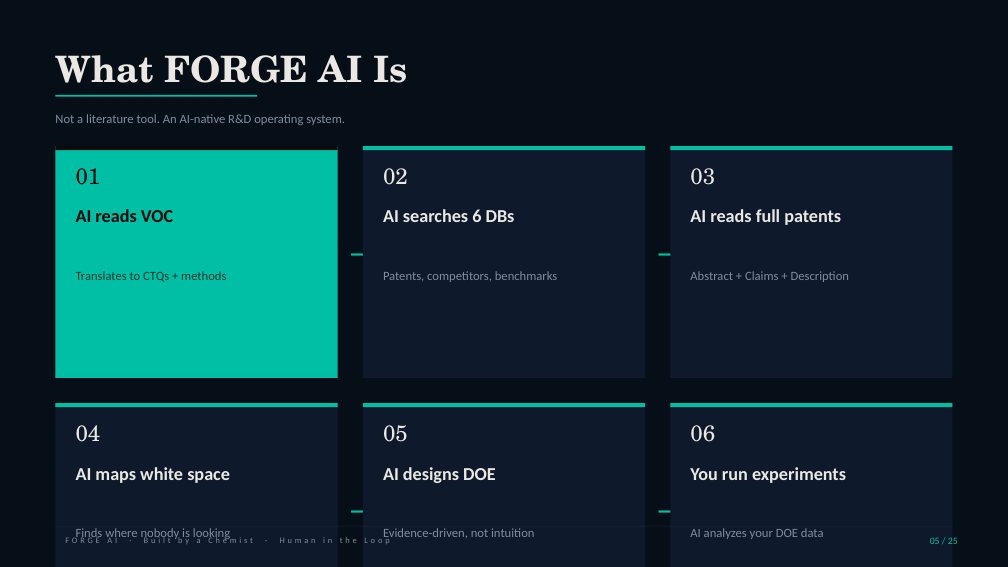
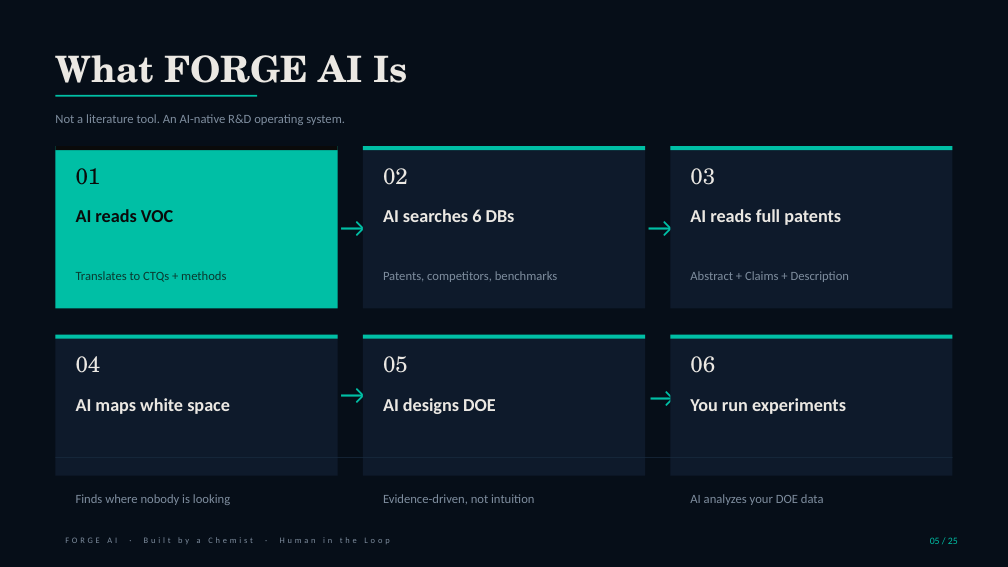
Before and after one commit to newbison/AI_CHEMIST, a slide deck: slide 5 of ppt/FORGE_AI_25_EN.pptx. Drawn at 1008x567 pixels with LibreOffice and Linux fonts; fonts in the diff are those of the drawing. Boxes give left, top, right and bottom in pixels: in the first picture for what was removed or moved away, otherwise in the second. Text is boxed around its words. In the diff, an @@ line names an element or a change of style, - is before the commit and + after.

```diff
--- a/ppt/FORGE_AI_25_EN.pptx
+++ b/ppt/FORGE_AI_25_EN.pptx
@@ rectangle: place and size @@
-rectangle at <box>55,146,338,378</box>
+rectangle at <box>55,146,338,308</box>
@@ rectangle: place and size @@
-rectangle at <box>363,146,645,378</box>
+rectangle at <box>363,146,645,308</box>
@@ rectangle: place and size @@
-rectangle at <box>670,146,953,378</box>
+rectangle at <box>670,146,953,308</box>
@@ text "→": place and size @@
-text "→" at <box>338,232,388,272</box>
+text "→" at <box>328,207,378,247</box>
@@ text "→": place and size @@
-text "→" at <box>645,232,696,272</box>
+text "→" at <box>635,207,685,247</box>
@@ rectangle: place and size @@
-rectangle at <box>55,403,338,567</box>
+rectangle at <box>55,335,338,476</box>
@@ rectangle: place and size @@
-rectangle at <box>363,403,645,567</box>
+rectangle at <box>363,335,645,476</box>
@@ rectangle: place and size @@
-rectangle at <box>670,403,953,567</box>
+rectangle at <box>670,335,953,476</box>
@@ text "→": place and size @@
-text "→" at <box>338,489,388,529</box>
+text "→" at <box>328,373,378,413</box>
@@ text "→": place and size @@
-text "→" at <box>645,489,696,529</box>
+text "→" at <box>637,376,687,416</box>
@@ 6 texts, 3 rectangles, 1 line: place and size @@
-6 texts, 3 rectangles, 1 line at <box>55,403,953,526</box>
+6 texts, 3 rectangles, 1 line at <box>55,335,953,458</box>
@@ 3 texts: place and size @@
-3 texts at <box>76,528,824,540</box>
+3 texts at <box>76,494,824,505</box>
```
Also in this commit, not shown: 8 other slides changed, 4 other files.
